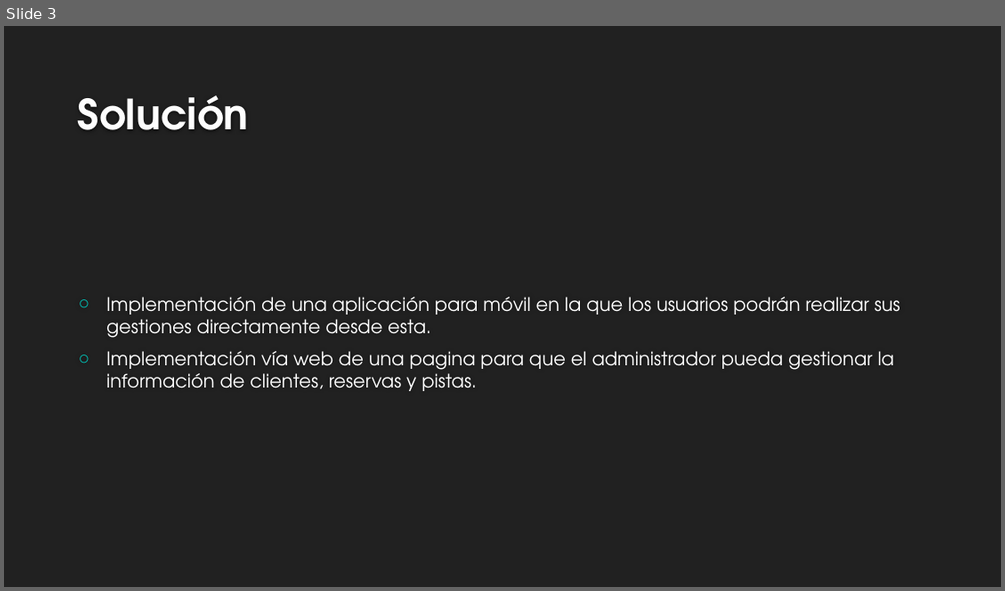
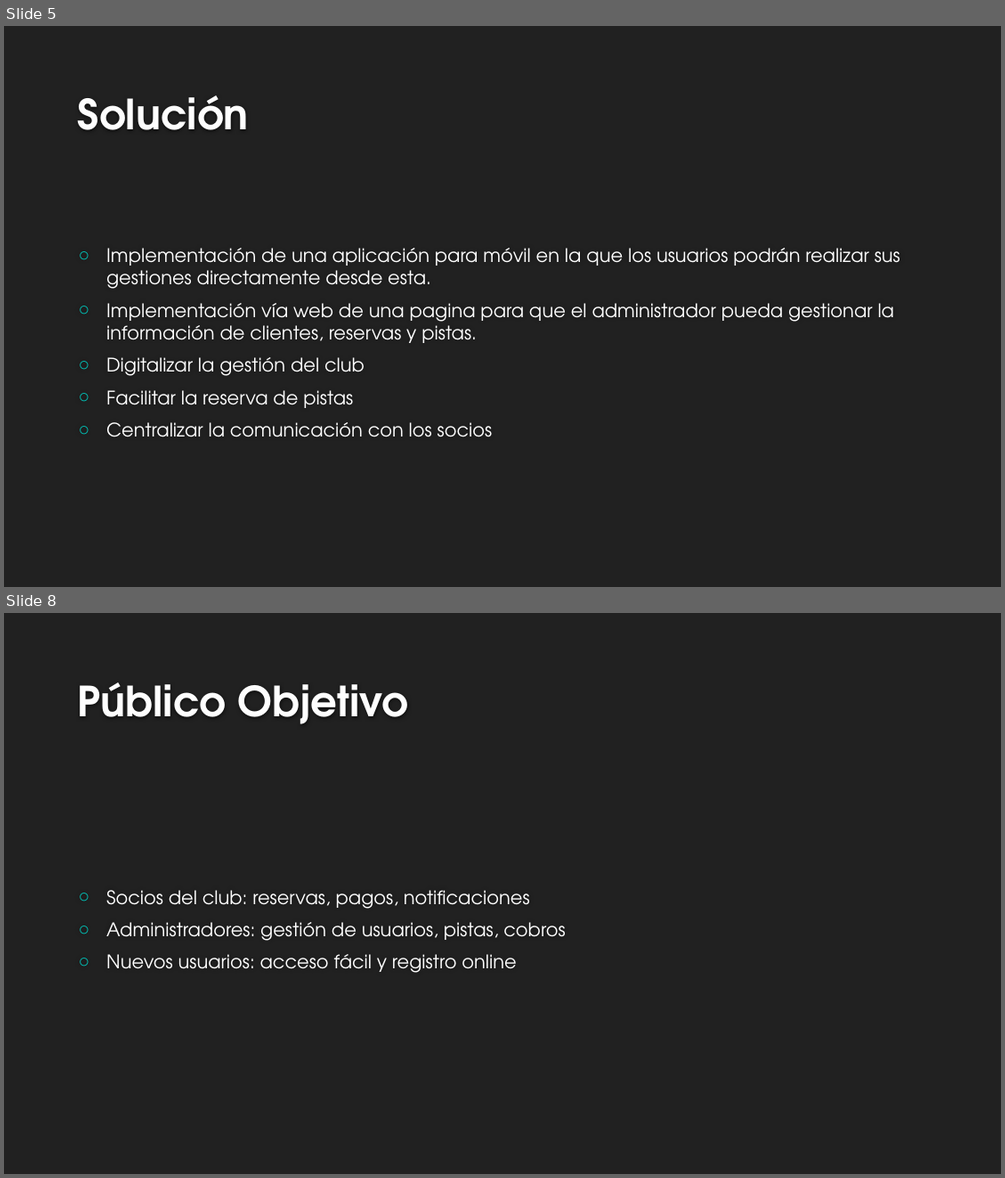
Before and after one commit to davidborja732/Curso_25-26_2, a slide deck: Proyecto Intermodular/Presentacion Ejecutiva/Presentación ejecutiva proyecto Inter modular.pptx. Shown one above the other, each under a label of ours: slide 3 before the commit, slides 5 and 8 after it; the slides between them are not shown. The pictures are 1005x591 and 1005x1178 pixels, drawn with LibreOffice and Linux fonts; fonts in the diff are those of the drawing; background and template pictures are left out. Boxes give left, top, right and bottom in pixels: in the first picture for what was removed or moved away, otherwise in the second. Text is boxed around its words. In the diff, an @@ line names an element or a change of style, - is before the commit and + after.

```diff
--- a/Proyecto Intermodular/Presentacion Ejecutiva/Presentación ejecutiva proyecto Inter modular.pptx
+++ b/Proyecto Intermodular/Presentacion Ejecutiva/Presentación ejecutiva proyecto Inter modular.pptx
@@ slide 8 added at (4, 613, 1001, 1174), background #212121 @@
@@ title added at (78, 682, 409, 724), 40 pt, text #FEFEFE, bold @@
+Público Objetivo
@@ text added at (106, 890, 565, 973), 18 pt, text #FFFFFF @@
+○ Socios del club: reservas, pagos, notificaciones
+○ Administradores: gestión de usuarios, pistas, cobros
+○ Nuevos usuarios: acceso fácil y registro online
@@ what was slide 3 is now slide 5 @@
@@ slide 5 changed as well @@
@@ text at (106, 357, 493, 437): paragraphs added @@
+○ Digitalizar la gestión del club
+○ Facilitar la reserva de pistas
+○ Centralizar la comunicación con los socios
```
Also in this commit, not shown: 2 other slides changed, 8 other slides added, 4 other files.
